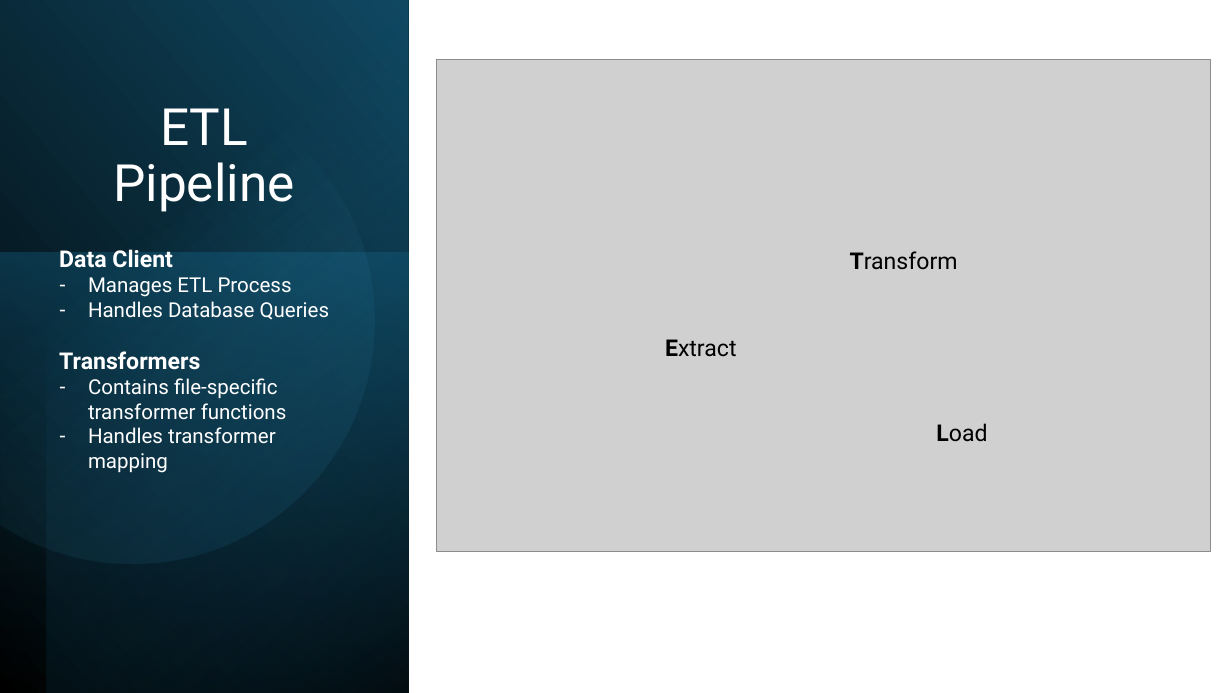
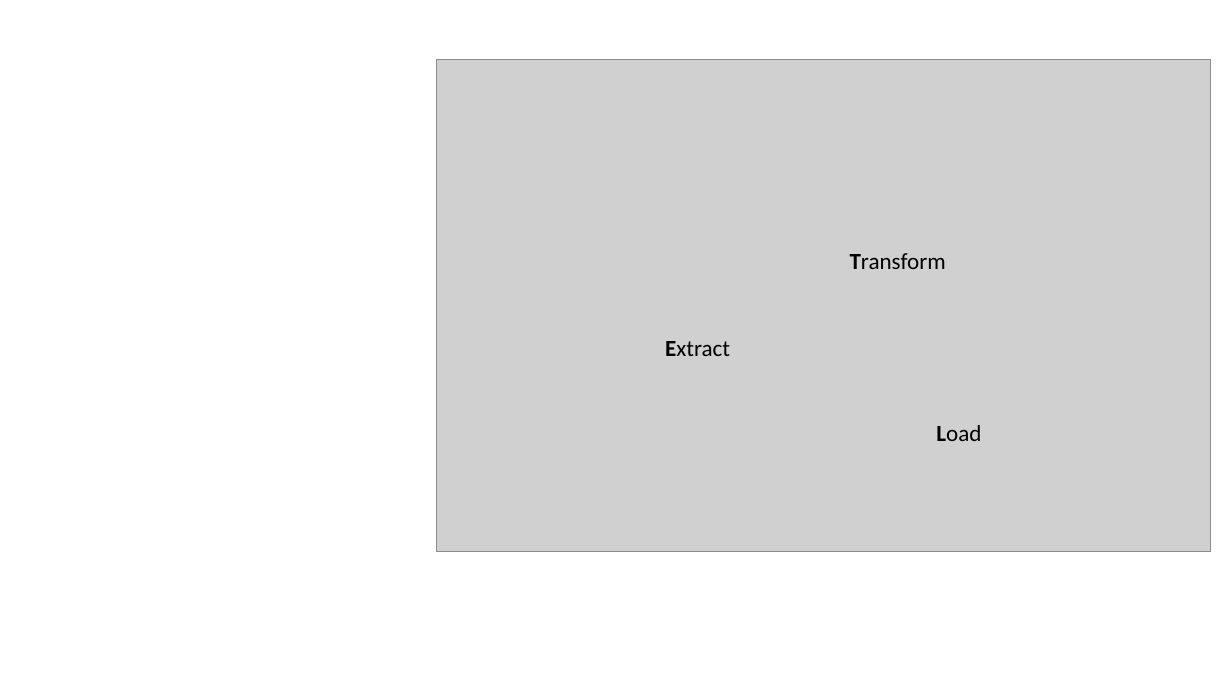
Before and after one commit to kencopas/Capstone, a slide deck: slide 6 of docs/Kenneth Copas - Capstone Presentation.pptx. Drawn at 1232x693 pixels with LibreOffice and Linux fonts; fonts in the diff are those of the drawing; grey boxes stand for pictures. Boxes give left, top, right and bottom in pixels: in the first picture for what was removed or moved away, otherwise in the second. Text is boxed around its words. In the diff, an @@ line names an element or a change of style, - is before the commit and + after.

```diff
--- a/docs/Kenneth Copas - Capstone Presentation.pptx
+++ b/docs/Kenneth Copas - Capstone Presentation.pptx
@@ rectangle removed at [0, 0, 409, 693] @@
@@ rectangle removed at [46, 0, 409, 693] @@
@@ freeform shape removed at [0, 48, 419, 607] @@
@@ title removed at [113, 108, 294, 212] @@
-ETL Pipeline
@@ rectangle removed at [0, 253, 409, 693] @@
@@ text removed at [59, 249, 330, 473] @@
-Data Client
-– Manages ETL Process
-– Handles Database Queries
-Transformers
-– Contains file-specific transformer functions
-– Handles transformer mapping
@@ font Roboto to Calibri in 3 elements at [665, 341, 730, 356], [850, 253, 946, 269], [936, 425, 981, 441] @@
```
Also in this commit, not shown: 13 other slides changed.
